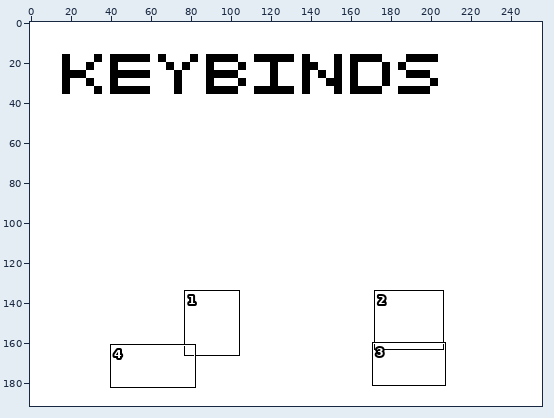
File history of a pixel-art file, assets/prototype/keybind.aseprite. The picture above shows the old version from afar; the outline marks the close-up.
Close-up. Before the commit:
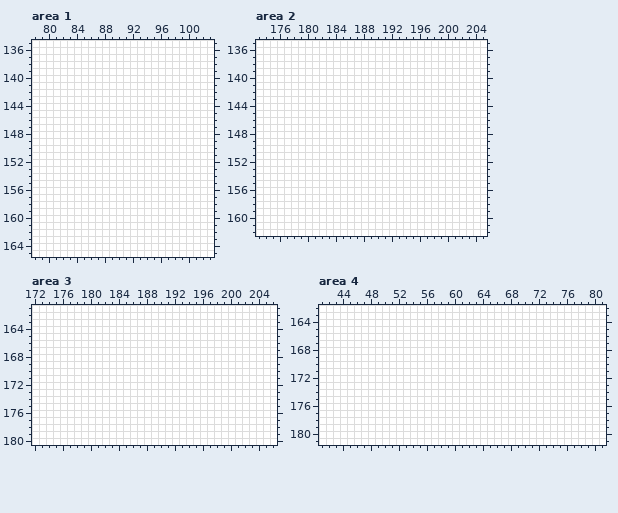
256x192 pixels, 1 frame. Shown: area 1: x 78..103, y 135..165; area 2: x 173..205, y 135..162; area 3: x 172..206, y 161..180; area 4: x 41..81, y 162..181. The commit also changed other parts of the picture, which this record leaves out.
Now the later version:
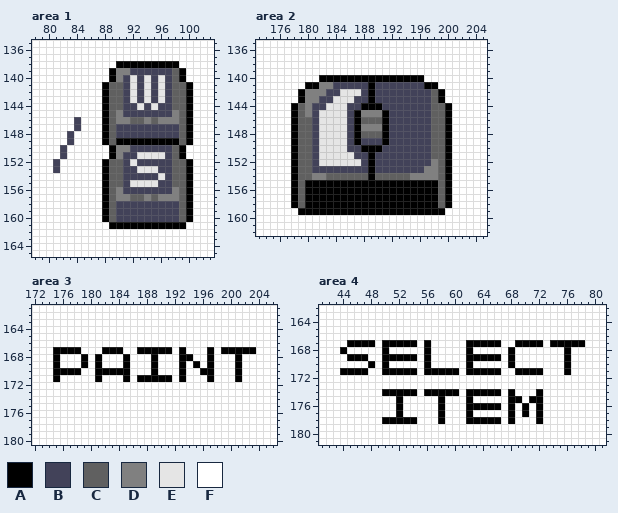
Palette (. is transparent): A #000000  B #424259  C #606060  D #808080  E #e5e5e5  F #ffffff
The edit:
Changed rows in their new state; - is an unchanged pixel.
Area 1, layer "Layer 2":
first column x 81:
138 ---------AAAAAAAAA--
139 --------ADDBBBBBBCA-
140 --------ADBEBEBEBCA-
141 -------ACCBEBEBEBCCA
142 -------ACCBEBEBEBCCA
143 -------ACCBEBEBEBCCA
144 -------ACCBBEBEBBCCA
145 -------ACDBBBBBBBDCA
146 ---B---ACDDCCDCDDDCA
147 ---B---ACBBBBBBBBBCA
148 --B----ACBBBBBBBBBCA
149 --B----ACAAAAAAAAACA
150 -B------ADDBBBBBBCA-
151 -B------ADBBEEEEBCA-
152 B------ACCBEBBBBBCCA
153 B------ACCBBEEEBBCCA
154 -------ACCBBBBBEBCCA
155 -------ACCBEEEEBBCCA
156 -------ACDBBBBBBBDCA
157 -------ACDDCCDCDDDCA
158 -------ACBBBBBBBBBCA
159 -------ACBBBBBBBBBCA
160 -------ACBBBBBBBBBCA
161 --------AAAAAAAAAAA-
Area 2, layer "Layer 2":
first column x 178:
140 ----AAAAAAAAAAAAAAA----
141 --AADDBBBBBABBBBBBBAA--
142 -ADDDBBEEEBABBBBBBBBCA-
143 -ADDBBEEEBBABBBBBBBBCA-
144 ACDBBEEEBBAAABBBBBBBCCA
145 ACDBEEEEBADDDABBBBBBCCA
146 ACCBEEEEBACCCABBBBBBCCA
147 ACCBEEEEBADDDABBBBBBCCA
148 ACCBEEEEBACCCABBBBBBCCA
149 ACCBEEEEBABBBABBBBBBCCA
150 ACCBEEEEBBAAABBBBBBBCCA
151 ACCBEEEEEBBABBBBBBBBCCA
152 ACCBEEEEEEBABBBBBBBBDCA
153 ACCBBBBBBBBABBBBBBBDDCA
154 ACCDDCCCCCCACCCCCDDDDCA
155 ACAAAAAAAAAAAAAAAAAAACA
156 ACAAAAAAAAAAAAAAAAAAACA
157 ACAAAAAAAAAAAAAAAAAAACA
158 ACAAAAAAAAAAAAAAAAAAACA
159 -AAAAAAAAAAAAAAAAAAAAA-
Area 3, layer "Layer 2":
first column x 175:
167 AAAA---AAA--AAAAA-A---A-AAAAA
168 A---A-A---A---A---AA--A---A--
169 A---A-A---A---A---A-A-A---A--
170 AAAA--AAAAA---A---A--AA---A--
171 A-----A---A-AAAAA-A---A---A--
Area 4, layer "Layer 2":
first column x 44:
167 -AAAA-AAAAA-A-----AAAAA--AAAA-AAAAA
168 A-----A-----A-----A-----A-------A--
169 -AAA--AAAAA-A-----AAAAA-A-------A--
170 ----A-A-----A-----A-----A-------A--
171 AAAA--AAAAA-AAAAA-AAAAA--AAAA---A--
174 ------AAAAA-AAAAA-AAAAA-A---A------
175 --------A-----A---A-----AA-AA------
176 --------A-----A---AAAAA-A-A-A------
177 --------A-----A---A-----A-A-A------
178 ------AAAAA---A---AAAAA-A---A------
Where, in picture pixels (left, top, right, bottom), the same in both close-ups:
changed: (53, 61, 193, 229)
changed: (291, 75, 452, 215)
changed: (53, 347, 256, 382)
changed: (340, 340, 585, 424)
